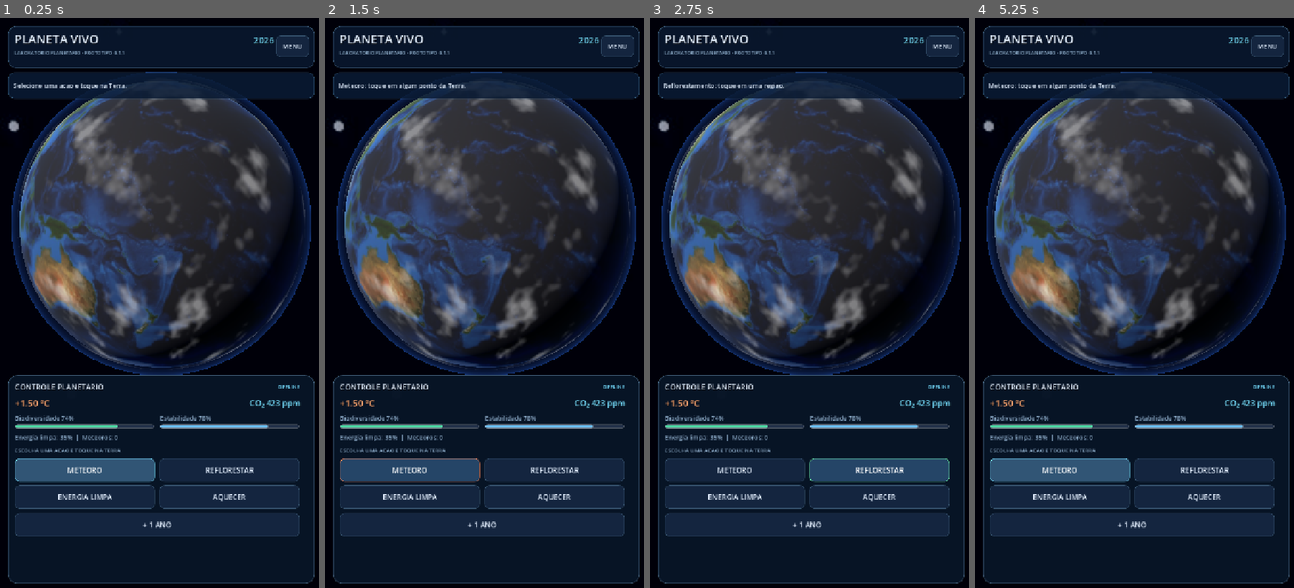
Above: before the commit, frames 1-4 (left to right).
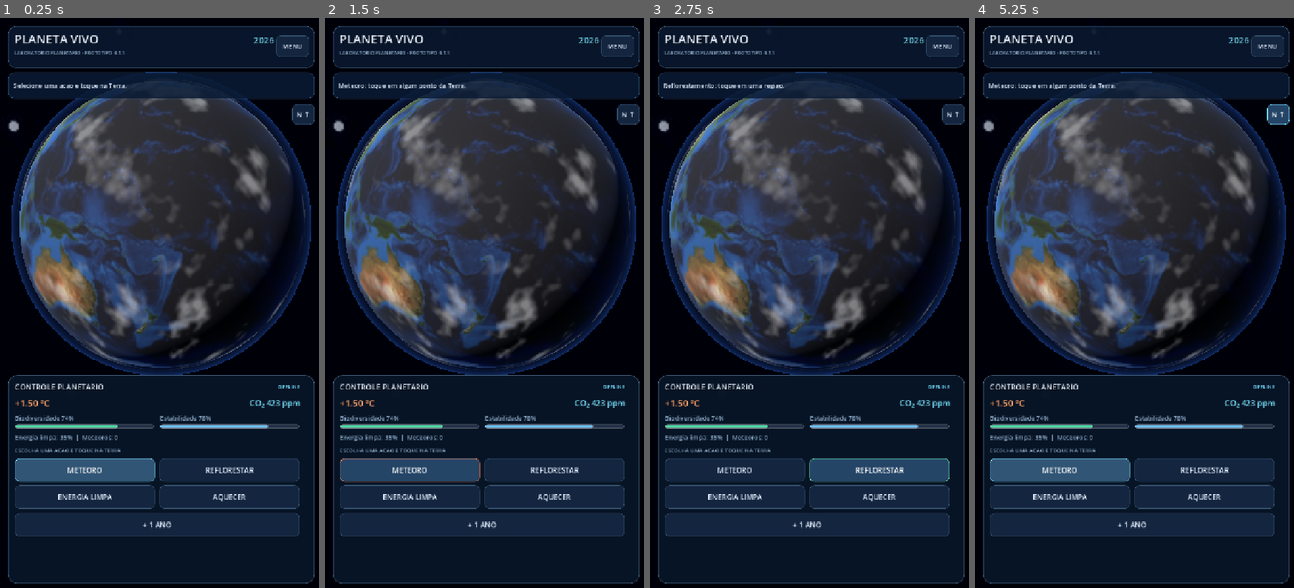
Above: after the commit, the same moments.

Repository: cathcherry/PlanetaVivo
Game: Godot game, scene res://scenes/principal.tscn
The game is run twice, just before and just after one commit, with the same random seed, the same clock (stepped at 60 frames per second) and the same inputs.
Inputs (mouse positions are in pixels of both pictures, inside the frame that each line leads up to):
- Up to frame 1 (0.25 s): no input
- Up to frame 2 (1.5 s): click (628, 114) at 0.5 s, where only the run after the commit has a clickable "N ↑"; click "METEORO" at 1.25 s
- Up to frame 3 (2.75 s): click "REFLORESTAR" at 2 s
- Up to frame 4 (5.25 s): click "ENERGIA LIMPA" at 2.75 s; click "AQUECER" at 3.5 s; click "METEORO" at 4.25 s; click (1278, 114) at 5 s, where only the run after the commit has a clickable "N ↑"

The runs differ from the first frame. In frame 1, 0.2% of the frame differs, in the area x 91-99%, y 15-19%; in frame 2, 0.2%; in frame 3, 0.2%; in frame 4, 0.3%.

Commit message:
feat: adiciona botao N para endireitar o globo em um toque

Diff:
--- a/scripts/interface.gd
+++ b/scripts/interface.gd
@@ -4,6 +4,7 @@
 signal acao_selecionada(acao: String)
 signal ano_avancado
 signal jogo_reiniciado
+signal orientacao_restaurada
 
 const COR_FUNDO: Color = Color("09172cee")
 const COR_BORDA: Color = Color("34506b")
@@ -17,6 +18,7 @@
 var rotulo_subtitulo: Label
 var texto_ano: Label
 var botao_menu: Button
+var botao_norte: Button
 var painel_noticia: Panel
 var texto_mensagem: Label
 var painel_controles: Panel
@@ -132,6 +134,15 @@
     texto_mensagem.autowrap_mode = TextServer.AUTOWRAP_WORD_SMART
     texto_mensagem.vertical_alignment = VERTICAL_ALIGNMENT_CENTER
     painel_noticia.add_child(texto_mensagem)
+
+    # Bússola de acesso rapido. Endireita o globo sem reiniciar o jogo.
+    botao_norte = _botao("N ↑", COR_DESTAQUE)
+    botao_norte.name = "BotaoNorteParaCima"
+    botao_norte.tooltip_text = "Norte para cima — manter a regiao atual"
+    botao_norte.custom_minimum_size = Vector2.ZERO
+    botao_norte.add_theme_font_size_override("font_size", 15)
+    botao_norte.pressed.connect(_endireitar_planeta)
+    raiz.add_child(botao_norte)
 
     painel_controles = Panel.new()
     painel_controles.name = "PainelDeControle"
@@ -217,6 +228,9 @@
     # Reiniciar fica somente no menu, nao no painel de jogo.
     _criar_menu()
     _ajustar_layout()
+
+func _endireitar_planeta() -> void:
+    orientacao_restaurada.emit()
 
 func _avancar_ano() -> void:
     ano_avancado.emit()
@@ -312,6 +326,10 @@
     texto_mensagem.position = Vector2(12.0, 6.0)
     texto_mensagem.size = Vector2(largura - 24.0, 46.0)
 
+    # Pequeno controle flutuante ao lado do planeta, sem ocupar o cabecalho.
+    botao_norte.position = Vector2(tela.x - margem - 50.0, margem + altura_cabecalho + 80.0)
+    botao_norte.size = Vector2(50.0, 46.0)
+
     var altura_painel: float = clampf(tela.y * 0.395, 330.0, 465.0)
     painel_controles.position = Vector2(margem, tela.y - altura_painel - margem)
     painel_controles.size = Vector2(largura, altura_painel)
